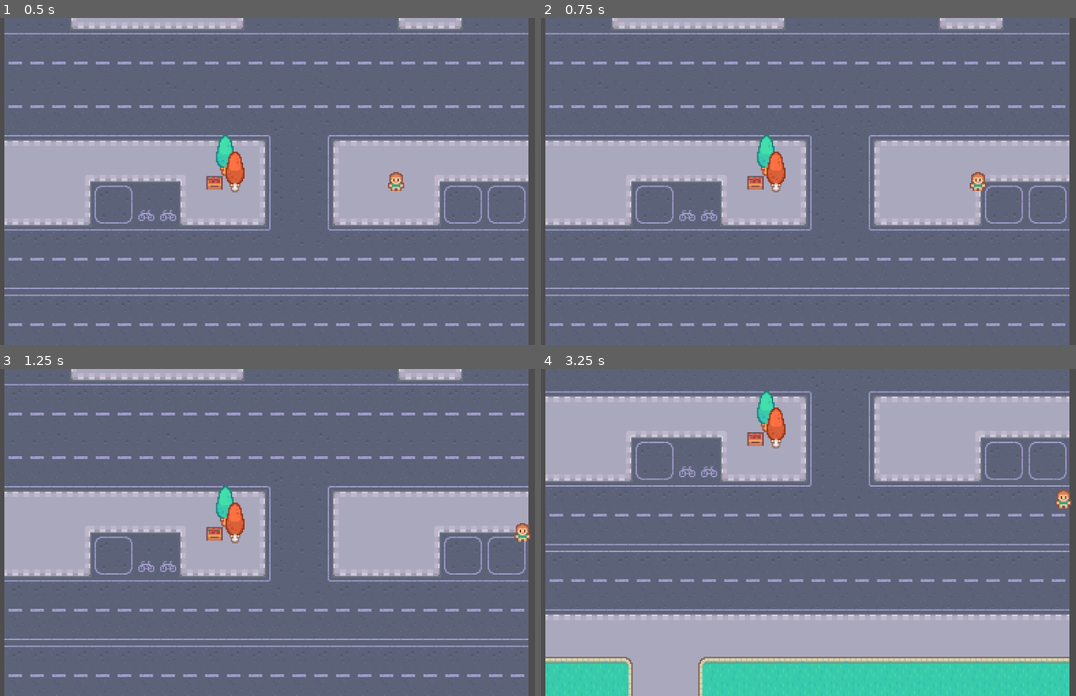
Above: before the commit, frames 1-4 (two rows, left to right).
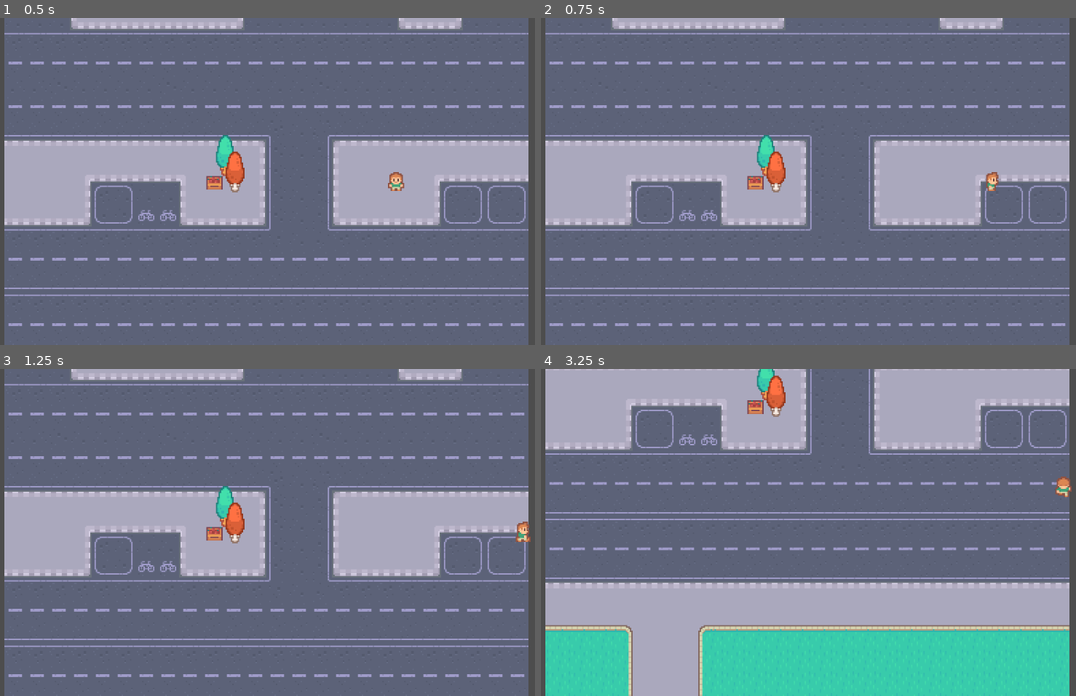
Above: after the commit, the same moments.

Repository: ManthunSingla/Godot-learning-Projects
Game: Godot game, scene res://scenes/game.tscn
Same seed, same stepped clock (60 frames per second), same inputs: the game is played once before the commit and once after it.
Inputs:
- Up to frame 1 (0.5 s): no input
- Up to frame 2 (0.75 s): tap Enter at 0.5 s; hold D (right) from 0.53 s (still down)
- Up to frame 3 (1.25 s): keep holding D (right)
- Up to frame 4 (3.25 s): release D (right) at 1.28 s; hold Down (down) 1.28-2.03 s; hold D (right) 2.03-2.78 s; hold Up (up) from 2.78 s (still down)

Frame 1 is identical in both runs. In frame 2, 0.3% of the frame differs, in the area x 80-86%, y 47-53%; in frame 3, 0.1%; in frame 4, 42%, in the area x 0-100%, y 0-95%.

Commit message:
Animations Added

Diff:
--- a/scenes/player.gd
+++ b/scenes/player.gd
@@ -2,10 +2,11 @@
 
 
 var direction: Vector2
-var speed: int = 150
+var speed: int = 200
 
 func _physics_process(delta: float) -> void:
 	direction = Input.get_vector("left", "right", "up", "down")
+	animation()
 	velocity = direction * speed
 	move_and_slide()
 #	if Input.is_action_pressed("up"):
@@ -18,3 +19,14 @@
 #		position += Vector2(1,0) * speed
 
 # 	position += direction * speed
+func animation():
+	if direction. x > 0:
+		$Sprite2D.animation = 'Right'
+	elif direction. x < 0:
+		$Sprite2D.animation = 'Left'
+	elif direction. y > 0:
+		$Sprite2D.animation = 'Down'
+	elif direction. y < 0:
+		$Sprite2D.animation = 'Up'
+	else:
+		$Sprite2D.animation = 'Ideal'
--- a/scenes/player.tscn
+++ b/scenes/player.tscn
@@ -1,7 +1,118 @@
 [gd_scene format=3 uid="uid://dghd7rii024ea"]
 
-[ext_resource type="Texture2D" uid="uid://bkgrir378horu" path="res://graphics/player/player_simple.png" id="1_3vyb7"]
 [ext_resource type="Script" uid="uid://bvow1in7idxld" path="res://scenes/player.gd" id="1_g2els"]
+[ext_resource type="Texture2D" uid="uid://c4q6c7mxqh78h" path="res://graphics/player/player_tileset.png" id="2_g2els"]
+
+[sub_resource type="AtlasTexture" id="AtlasTexture_qhqgy"]
+atlas = ExtResource("2_g2els")
+region = Rect2(16, 32, 16, 16)
+
+[sub_resource type="AtlasTexture" id="AtlasTexture_dqkch"]
+atlas = ExtResource("2_g2els")
+region = Rect2(16, 16, 16, 16)
+
+[sub_resource type="AtlasTexture" id="AtlasTexture_qlg0r"]
+atlas = ExtResource("2_g2els")
+region = Rect2(16, 0, 16, 16)
+
+[sub_resource type="AtlasTexture" id="AtlasTexture_tuyoq"]
+atlas = ExtResource("2_g2els")
+region = Rect2(0, 0, 16, 16)
+
+[sub_resource type="AtlasTexture" id="AtlasTexture_fjrip"]
+atlas = ExtResource("2_g2els")
+region = Rect2(0, 16, 16, 16)
+
+[sub_resource type="AtlasTexture" id="AtlasTexture_smehm"]
+atlas = ExtResource("2_g2els")
+region = Rect2(0, 32, 16, 16)
+
+[sub_resource type="AtlasTexture" id="AtlasTexture_ur7pv"]
+atlas = ExtResource("2_g2els")
+region = Rect2(48, 0, 16, 16)
+
+[sub_resource type="AtlasTexture" id="AtlasTexture_y4r1p"]
+atlas = ExtResource("2_g2els")
+region = Rect2(48, 16, 16, 16)
+
+[sub_resource type="AtlasTexture" id="AtlasTexture_d2wvv"]
+atlas = ExtResource("2_g2els")
+region = Rect2(48, 32, 16, 16)
+
+[sub_resource type="AtlasTexture" id="AtlasTexture_3v2ag"]
+atlas = ExtResource("2_g2els")
+region = Rect2(32, 16, 16, 16)
+
+[sub_resource type="AtlasTexture" id="AtlasTexture_jej6c"]
+atlas = ExtResource("2_g2els")
+region = Rect2(32, 32, 16, 16)
+
+[sub_resource type="SpriteFrames" id="SpriteFrames_fbwmm"]
+animations = [{
+"frames": [{
+"duration": 1.0,
+"texture": SubResource("AtlasTexture_qhqgy")
+}, {
+"duration": 1.0,
+"texture": SubResource("AtlasTexture_dqkch")
+}],
+"loop": 1,
+"name": &"Down",
+"speed": 5.0
+}, {
+"frames": [{
+"duration": 1.0,
+"texture": SubResource("AtlasTexture_qlg0r")
+}],
+"loop": 1,
+"name": &"Ideal",
+"speed": 5.0
+}, {
+"frames": [{
+"duration": 1.0,
+"texture": SubResource("AtlasTexture_tuyoq")
+}, {
+"duration": 1.0,
+"texture": SubResource("AtlasTexture_fjrip")
+}, {
+"duration": 1.0,
+"texture": SubResource("AtlasTexture_tuyoq")
+}, {
+"duration": 1.0,
+"texture": SubResource("AtlasTexture_smehm")
+}],
+"loop": 1,
+"name": &"Left",
+"speed": 5.0
+}, {
+"frames": [{
+"duration": 1.0,
+"texture": SubResource("AtlasTexture_ur7pv")
+}, {
+"duration": 1.0,
+"texture": SubResource("AtlasTexture_y4r1p")
+}, {
+"duration": 1.0,
+"texture": SubResource("AtlasTexture_ur7pv")
+}, {
+"duration": 1.0,
+"texture": SubResource("AtlasTexture_d2wvv")
+}],
+"loop": 1,
+"name": &"Right",
+"speed": 5.0
+}, {
+"frames": [{
+"duration": 1.0,
+"texture": SubResource("AtlasTexture_3v2ag")
+}, {
+"duration": 1.0,
+"texture": SubResource("AtlasTexture_jej6c")
+}],
+"loop": 1,
+"name": &"Up",
+"speed": 5.0
+}]
 
 [sub_resource type="RectangleShape2D" id="RectangleShape2D_fbwmm"]
 size = Vector2(10.666667, 15.333334)
@@ -10,9 +121,11 @@
 scale = Vector2(3, 3)
 script = ExtResource("1_g2els")
 
-[node name="Sprite2D" type="Sprite2D" parent="." unique_id=251334135]
+[node name="Sprite2D" type="AnimatedSprite2D" parent="." unique_id=24843644]
 texture_filter = 1
-texture = ExtResource("1_3vyb7")
+sprite_frames = SubResource("SpriteFrames_fbwmm")
+animation = &"Ideal"
+autoplay = "Ideal"
 
 [node name="Camera2D" type="Camera2D" parent="." unique_id=348571177]
 zoom = Vector2(3, 3)
